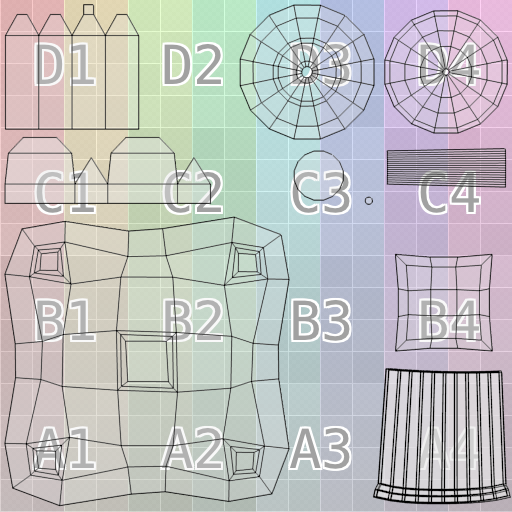
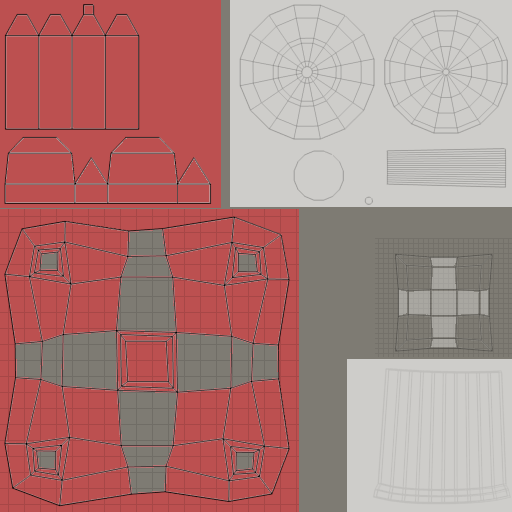
Two versions of the same layered image (512 × 512). Layer-by-layer changes:
added layer "Pasted Layer #2" (33%) above "Layer #6" over [394, 253, 493, 352]
added layer "Layer #6" (8%) above "Pasted Layer #1" over [375, 238, 512, 357]
added layer "Pasted Layer #1" (7%) above "Pasted Layer" over [372, 367, 512, 505]
added layer "Pasted Layer" (29%) above "sonartower_dish_uvs.png copy" over [239, 4, 508, 205]
painted on "sonartower_dish_uvs.png" over [6, 4, 512, 505]
added layer "Layer #5" (62%) above "Layer #3" over [230, 0, 512, 512]
added layer "Layer #3" (11%) above "Layer #4" over [0, 209, 299, 512]
added layer "Layer #2" (98%) above "Layer #1" over [0, 0, 299, 512]
added layer "Layer #1" above "sonar_tower_diffuse.png" over [0, 0, 512, 512]
